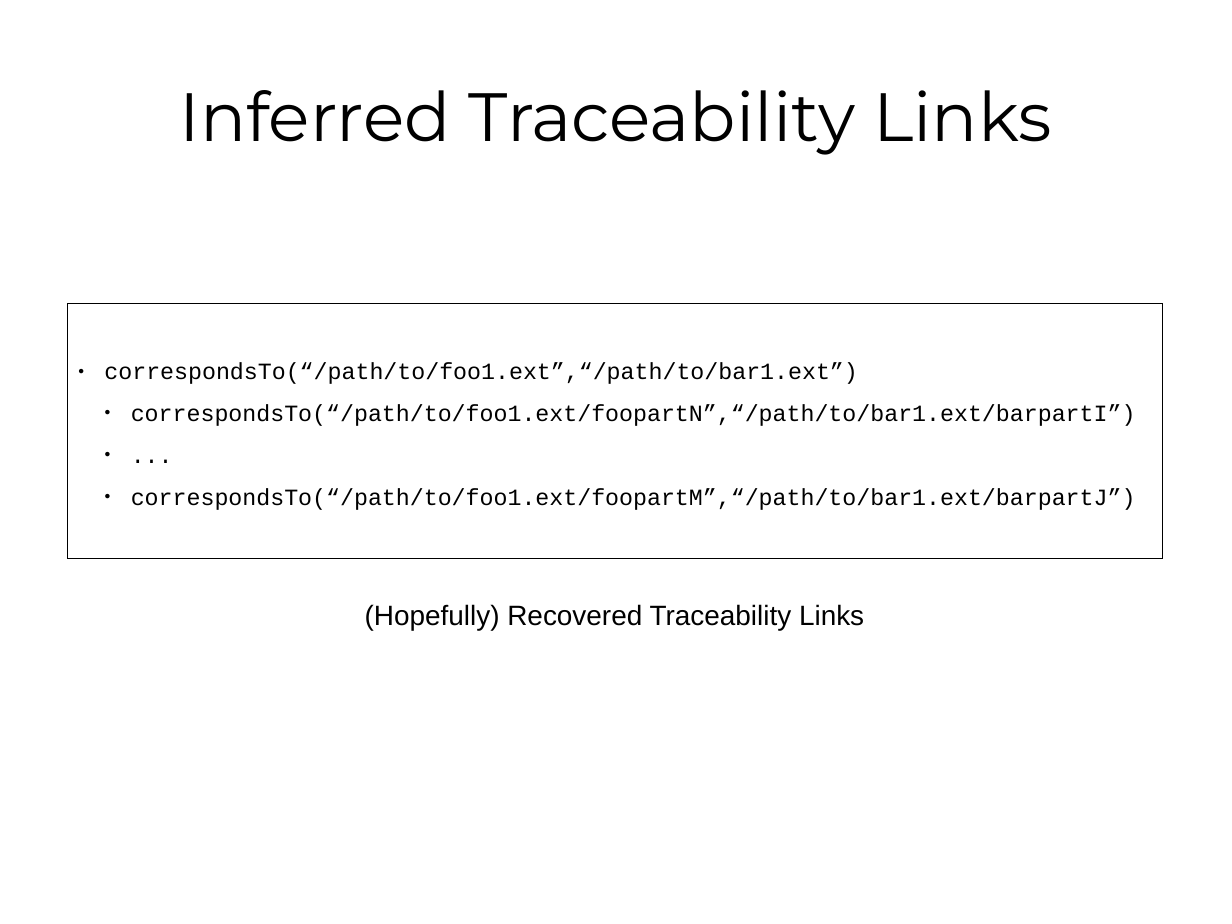
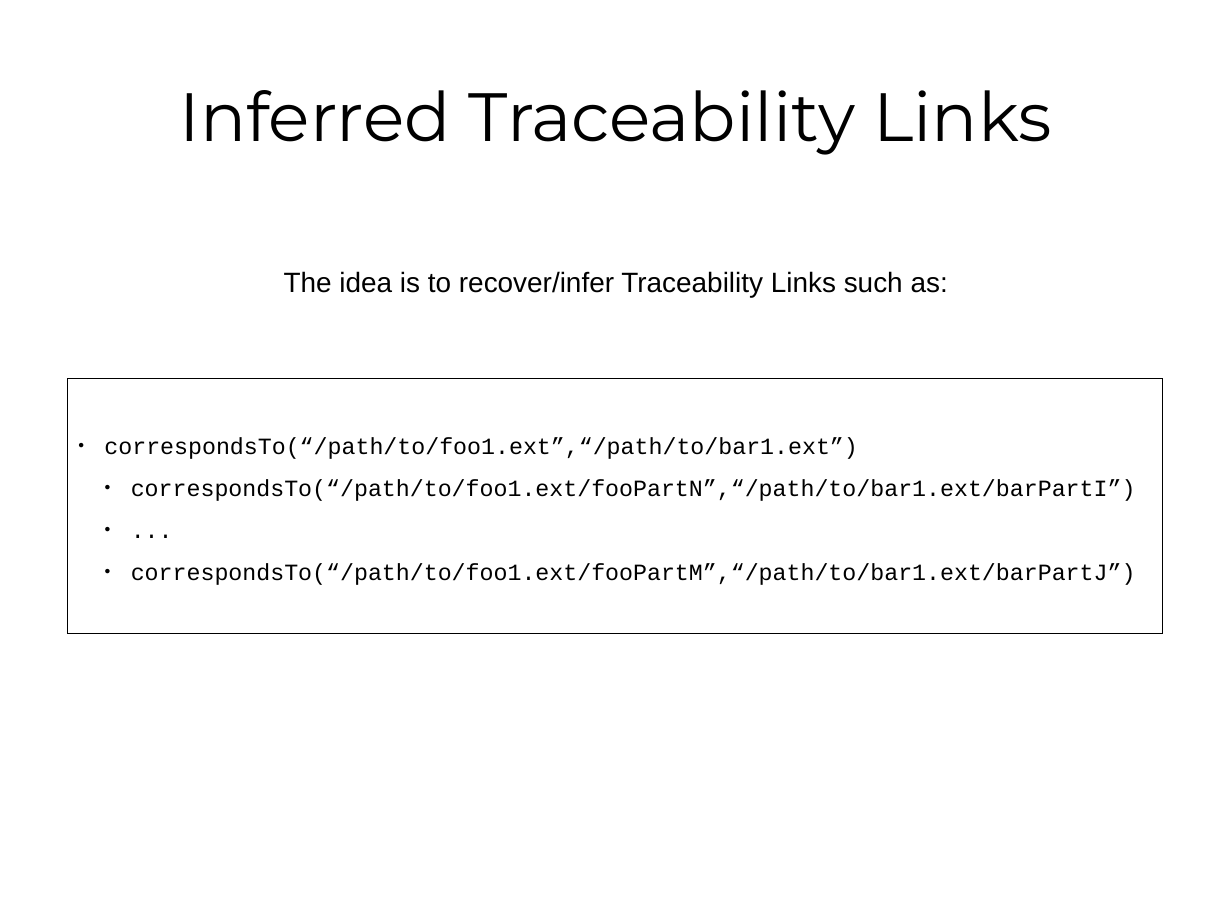
Before and after one commit to hayasam/megal-traceability, a slide deck: slide 5 of notes/meeting-2015-03-31-traceability-link-recovery.odp (slide 6 before the commit). Drawn at 1232x924 pixels with LibreOffice and Linux fonts; fonts in the diff are those of the drawing. Boxes give left, top, right and bottom in pixels: in the first picture for what was removed or moved away, otherwise in the second. Text is boxed around its words. In the diff, an @@ line names an element or a change of style, - is before the commit and + after.

```diff
--- a/notes/meeting-2015-03-31-traceability-link-recovery.odp
+++ b/notes/meeting-2015-03-31-traceability-link-recovery.odp
@@ text added at [284,271,948,297], 18 pt, text #000000 @@
+The idea is to recover/infer Traceability Links such as:
@@ rectangle "correspondsTo(“/path/to/foo1.ext”,“/path/to/bar1.ext”)": place and size @@
-rectangle "correspondsTo(“/path/to/foo1.ext”,“/path/to/bar1.ext”)" at [67,303,1163,559]
+rectangle "correspondsTo(“/path/to/foo1.ext”,“/path/to/bar1.ext”)" at [67,378,1163,634]
@@ text in rectangle at [131,479,1136,501]: text changed @@
-  ● correspondsTo(“/path/to/foo1.ext/foopartN”,“/path/to/bar1.ext/barpartI”)
+  ● correspondsTo(“/path/to/foo1.ext/fooPartN”,“/path/to/bar1.ext/barPartI”)
@@ text in rectangle at [131,563,1136,585]: text changed @@
-  ● correspondsTo(“/path/to/foo1.ext/foopartM”,“/path/to/bar1.ext/barpartJ”)
+  ● correspondsTo(“/path/to/foo1.ext/fooPartM”,“/path/to/bar1.ext/barPartJ”)
@@ text removed at [365,604,864,630] @@
-(Hopefully) Recovered Traceability Links
```
Also in this commit, not shown: 2 other slides changed, 3 slides added, 1 other file.
